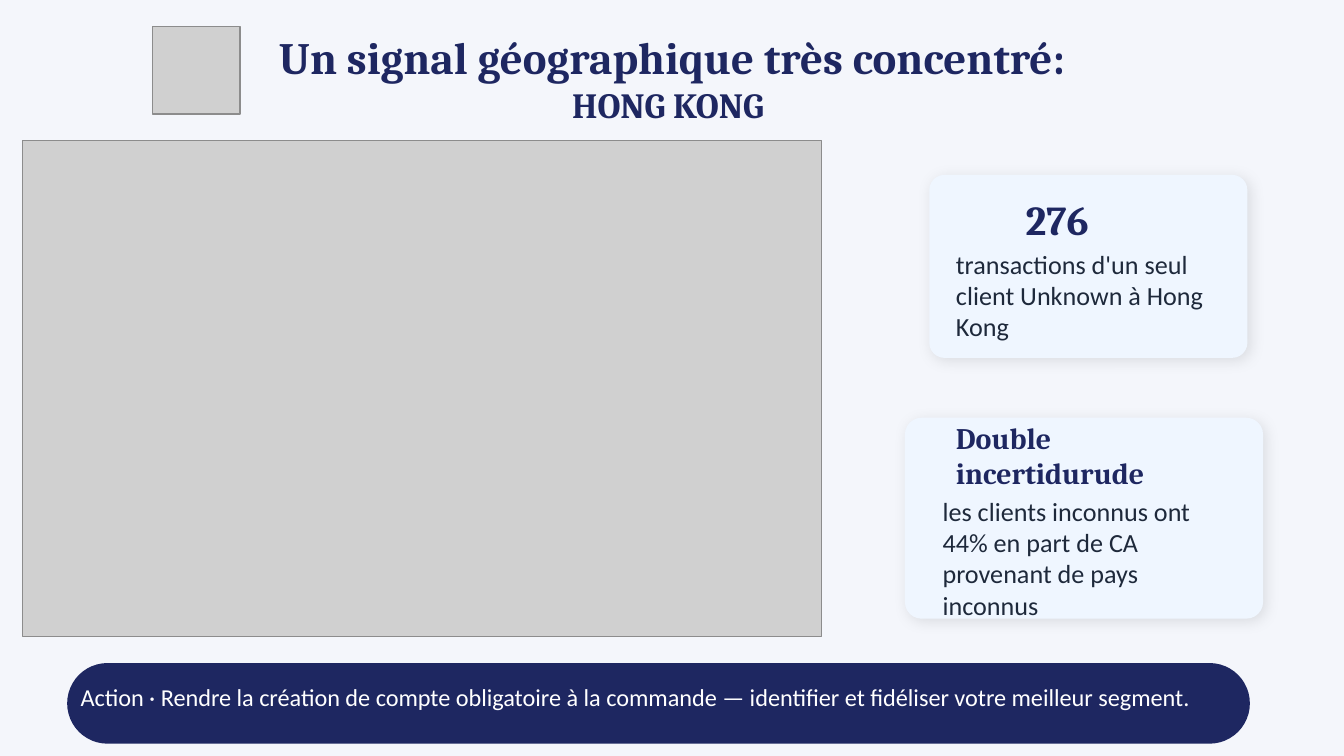
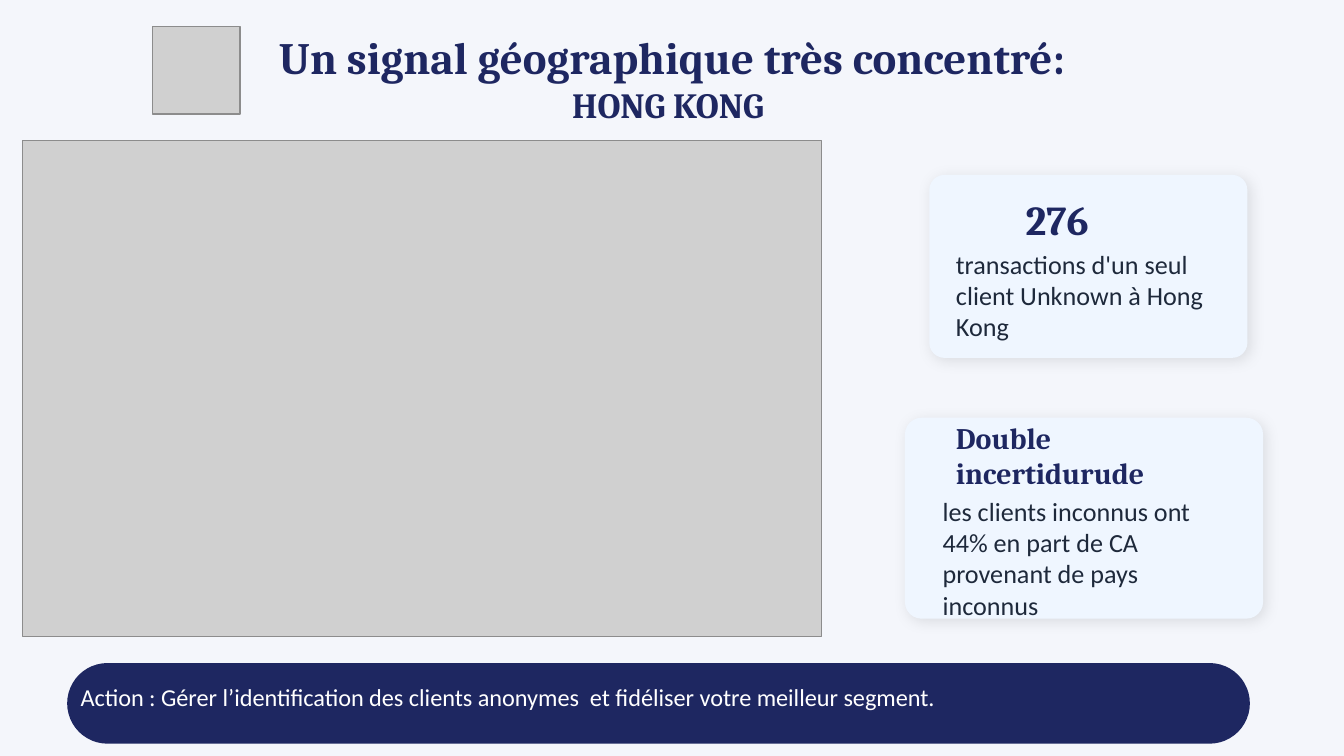
Before and after one commit to MalickaHoumgbo/data-online-retail-month2, a slide deck: slide 7 of outputs/reports/esales_presentation.pptx. Drawn at 1344x756 pixels with LibreOffice and Linux fonts; fonts in the diff are those of the drawing; grey boxes stand for pictures. Boxes give left, top, right and bottom in pixels: in the first picture for what was removed or moved away, otherwise in the second. Text is boxed around its words. In the diff, an @@ line names an element or a change of style, - is before the commit and + after.

```diff
--- a/outputs/reports/esales_presentation.pptx
+++ b/outputs/reports/esales_presentation.pptx
@@ text at bbox=[81, 689, 935, 710]: text changed @@
-Action · Rendre la création de compte obligatoire à la commande — identifier et fidéliser votre meilleur segment.
+Action : Gérer l’identification des clients anonymes et fidéliser votre meilleur segment.
```
Also in this commit, not shown: 2 other slides changed, 1 other file.
